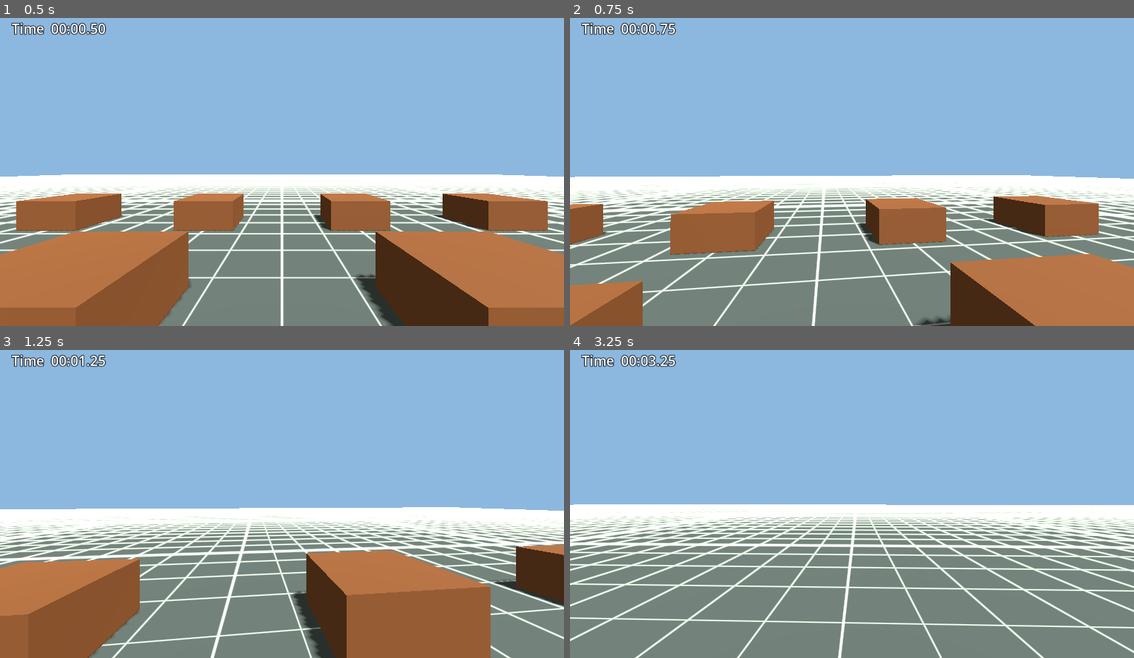
Above: before the commit, frames 1-4 (two rows, left to right).
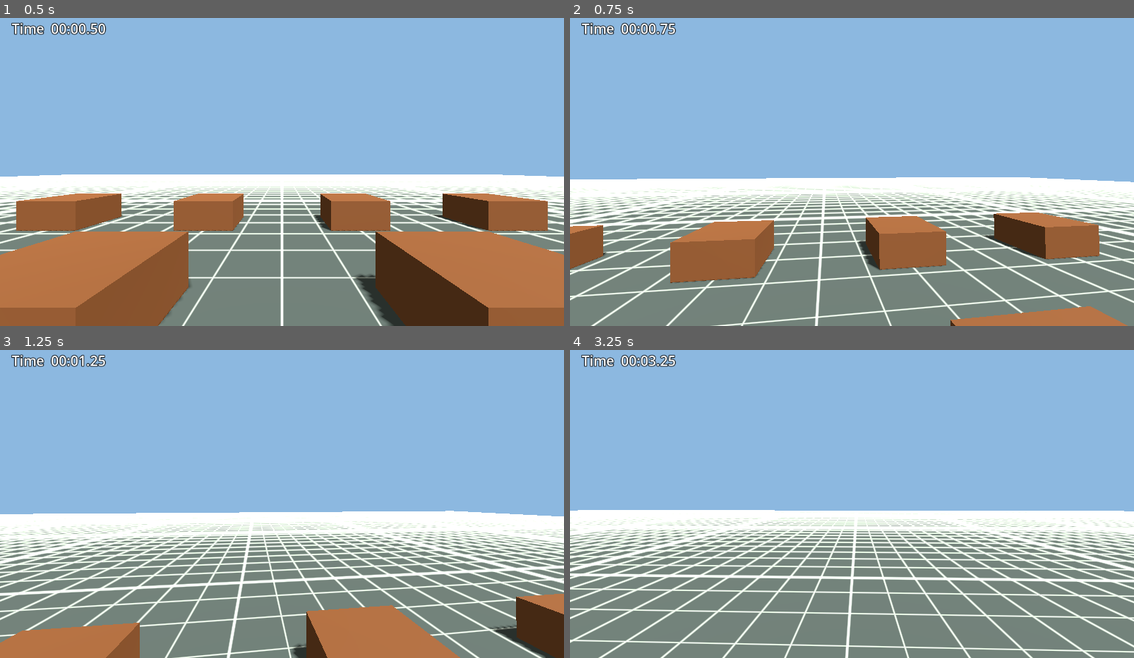
Above: after the commit, the same moments.

Repository: student-7553/brackeys-2026-2-class-star
Game: Godot game, scene res://scenes/main.tscn
The game is run twice, just before and just after one commit, with the same random seed, the same clock (stepped at 60 frames per second) and the same inputs.
Inputs (mouse positions are in pixels of both pictures, inside the frame that each line leads up to):
- Up to frame 1 (0.5 s): no input
- Up to frame 2 (0.75 s): move the mouse to (880, 165) at 0.52 s; hold W (move_forward) from 0.53 s (still down); tap Space (jump, bound only after the commit) at 0.6 s
- Up to frame 3 (1.25 s): keep holding W (move_forward); tap Space (jump, bound only after the commit) at 0.77, 1.07 s
- Up to frame 4 (3.25 s): keep holding W (move_forward); move the mouse to (823, 500) at 1.27 s; tap Space (jump, bound only after the commit) at 1.35, 1.52, 1.82, 2.1, 2.85, 3.02 s; move the mouse to (863, 494) at 2.02 s; move the mouse to (846, 504) at 2.77 s

Frame 1 is identical in both runs. In frame 2, 27% of the frame differs, in the area x 0-100%, y 51-100%; in frame 3, 33%; in frame 4, 20%.

Commit message:
Added the option for player to jump

Diff:
--- a/project.godot
+++ b/project.godot
@@ -37,6 +37,11 @@
 "events": [Object(InputEventKey,"resource_local_to_scene":false,"resource_name":"","device":-1,"window_id":0,"alt_press …(192 unchanged characters)…
 ]
 }
+jump={
+"deadzone": 0.5,
+"events": [Object(InputEventKey,"resource_local_to_scene":false,"resource_name":"","device":-1,"window_id":0,"alt_pressed":false,"shift_pressed":false,"ctrl_pressed":false,"meta_pressed":false,"pressed":false,"keycode":0,"physical_keycode":32,"key_label":0,"unicode":32,"location":0,"echo":false,"script":null)
+]
+}
 
 [physics]
 
--- a/scripts/player.gd
+++ b/scripts/player.gd
@@ -1,6 +1,7 @@
 extends CharacterBody3D
 
 @export var SPEED := 5.0
+@export var JUMP_VELOCITY := 4.5
 @export var MOUSE_SENSITIVITY := 0.002
 
 @onready var camera: Camera3D = $Camera3D
@@ -27,6 +28,9 @@
 	if not is_on_floor():
 		velocity += get_gravity() * delta
 
+	if Input.is_action_just_pressed("jump") and is_on_floor():
+		velocity.y = JUMP_VELOCITY
+
 	var input_dir := Input.get_vector("move_left", "move_right", "move_forward", "move_back")
 	var direction := (transform.basis * Vector3(input_dir.x, 0.0, input_dir.y)).normalized()
 	if direction:
